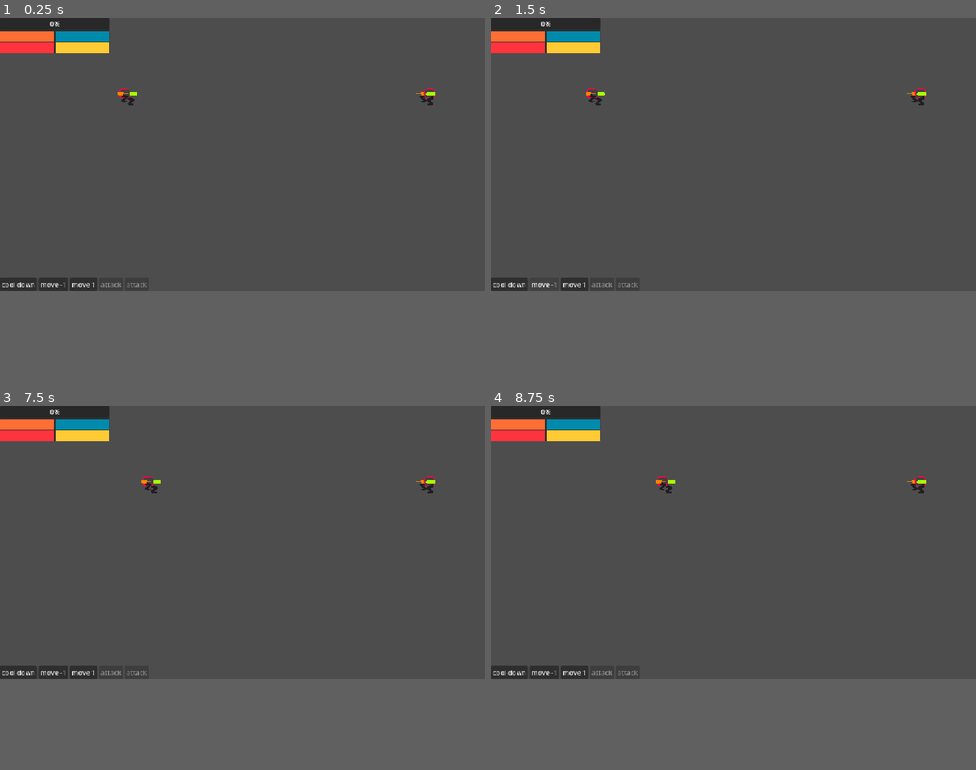
Above: before the commit, frames 1-4 (two rows, left to right).
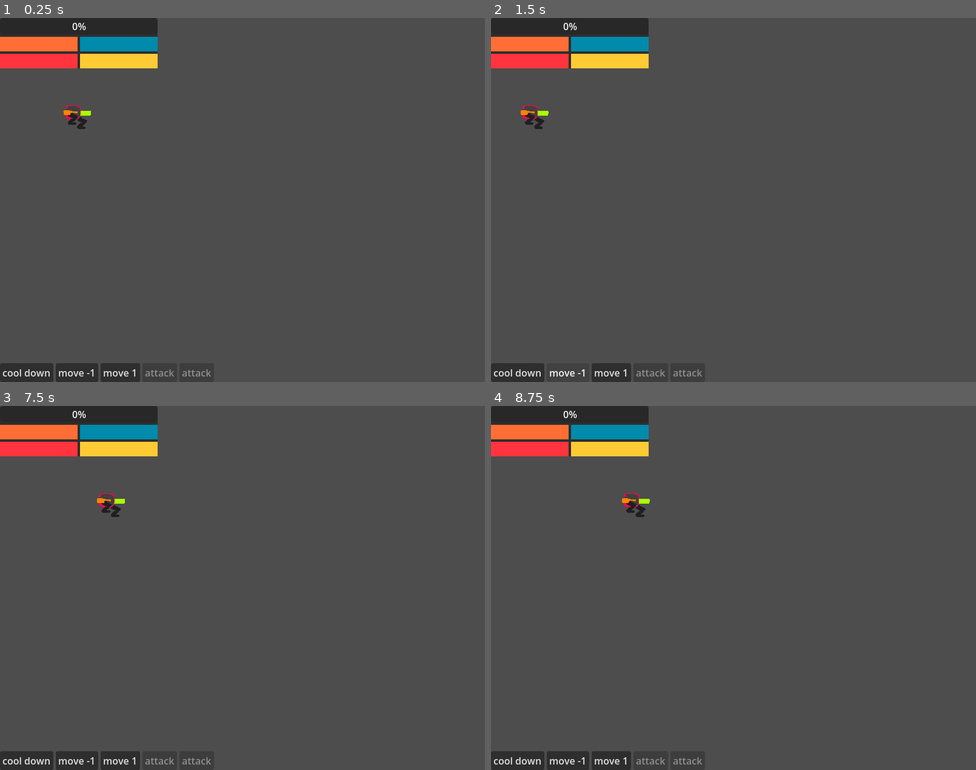
Above: after the commit, the same moments.

Repository: SnekOfSpice/micro-mechs
Game: Godot game, scene res://world/battle/battle_stage.tscn
Two runs of this game, one before a commit and one after it. Both use one fixed random seed, a clock stepped at 60 frames per second and the inputs below.
Inputs (mouse positions are in pixels of both pictures, inside the frame that each line leads up to):
- Up to frame 1 (0.25 s): no input
- Up to frame 2 (1.5 s): click "cool down" at 0.5 s; click "move -1" at 1.25 s
- Up to frame 3 (7.5 s): click "move 1" at 2 s; click "cool down" at 2.75 s; click "move -1" at 3.5 s; click "move 1" at 4.25 s; click "cool down" at 5 s; click "move -1" at 5.75 s; click "move 1" at 6.5 s; tap Enter at 7.25 s; move the mouse to (349, 529) at 7.27 s; click (349, 529) at 7.42 s
- Up to frame 4 (8.75 s): tap Space at 8 s; drag from (636, 555) to (709, 595) at 8.02 s
In our replay, the window is 800x450 before the commit and 800x600 after it. These sizes can differ from the game's own. Grey fills any space a smaller window leaves; there, only what the larger window draws over its background counts as a difference.

The runs differ from the first frame. In frame 1, 5.9% of the frame differs, in the area x 0-90%, y 0-100%; in frame 2, 5.4%; in frame 3, 6.0%; in frame 4, 6.0%.

Commit message:
workshop

Diff:
--- /dev/null
+++ b/game/workshop/workshop.gd
@@ -0,0 +1,15 @@
+extends Control
+
+
+# Called when the node enters the scene tree for the first time.
+func _ready() -> void:
+	for button : Button in %TorsoSelector.get_children():
+		button.pressed.connect(
+			func():
+				$Mech.config.torso_id = button.text
+		)
+	for button : Button in %LegsContainer.get_children():
+		button.pressed.connect(
+			func():
+				$Mech.config.leg_id = button.text
+		)
--- /dev/null
+++ b/game/workshop/workshop.tscn
@@ -0,0 +1,45 @@
+[gd_scene format=3 uid="uid://dhqhkcfm4e0pc"]
+
+[ext_resource type="Script" uid="uid://c4fnrlec51yna" path="res://game/workshop/workshop.gd" id="1_duchl"]
+[ext_resource type="PackedScene" uid="uid://dfuldwx85p728" path="res://mech.tscn" id="2_jnchr"]
+
+[node name="Workshop" type="Control" unique_id=543363938]
+layout_mode = 3
+anchors_preset = 15
+anchor_right = 1.0
+anchor_bottom = 1.0
+grow_horizontal = 2
+grow_vertical = 2
+script = ExtResource("1_duchl")
+
+[node name="Mech" parent="." unique_id=1584505707 instance=ExtResource("2_jnchr")]
+position = Vector2(377, 306)
+
+[node name="VBoxContainer" type="VBoxContainer" parent="." unique_id=183374459]
+layout_mode = 0
+offset_right = 40.0
+offset_bottom = 40.0
+
+[node name="TorsoSelector" type="GridContainer" parent="VBoxContainer" unique_id=62006450]
+unique_name_in_owner = true
+layout_mode = 2
+
+[node name="Button" type="Button" parent="VBoxContainer/TorsoSelector" unique_id=2033244742]
+layout_mode = 2
+text = "torso_1"
+
+[node name="Button2" type="Button" parent="VBoxContainer/TorsoSelector" unique_id=1150091541]
+layout_mode = 2
+text = "torso_2"
+
+[node name="LegsContainer" type="GridContainer" parent="VBoxContainer" unique_id=152848080]
+unique_name_in_owner = true
+layout_mode = 2
+
+[node name="Button" type="Button" parent="VBoxContainer/LegsContainer" unique_id=47953105]
+layout_mode = 2
+text = "leg_1"
+
+[node name="Button2" type="Button" parent="VBoxContainer/LegsContainer" unique_id=758980286]
+layout_mode = 2
+text = "leg_2"
--- a/project.godot
+++ b/project.godot
@@ -23,8 +23,9 @@
 
 [display]
 
+window/size/viewport_width=800
+window/size/viewport_height=600
 window/stretch/mode="canvas_items"
-window/stretch/aspect="expand"
 
 [physics]
 
Not shown, added: game/workshop/workshop.gd.uid
